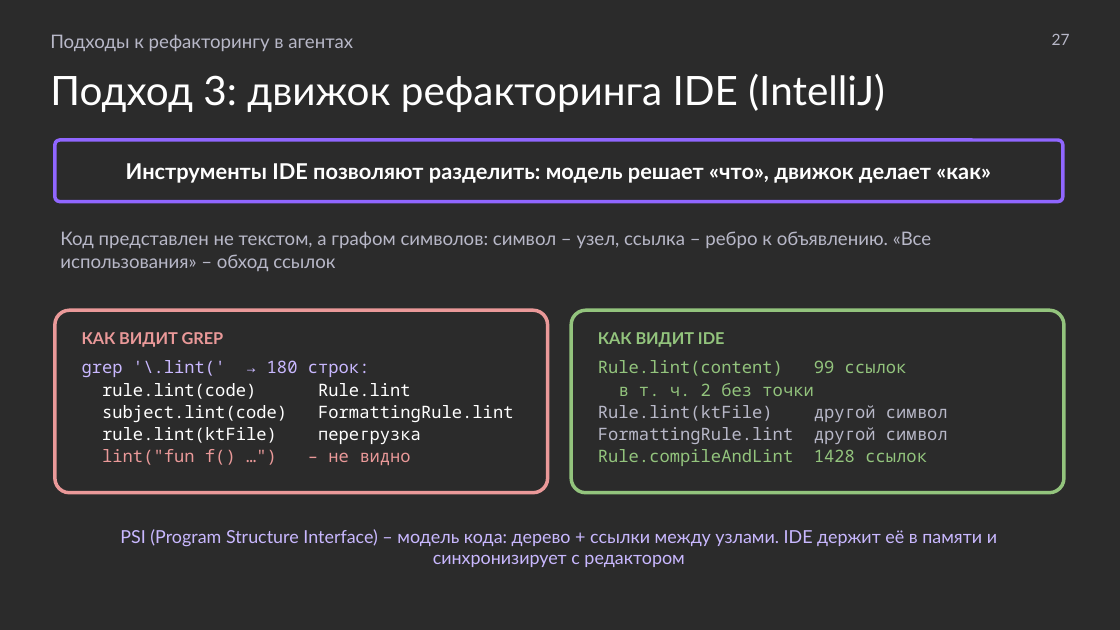
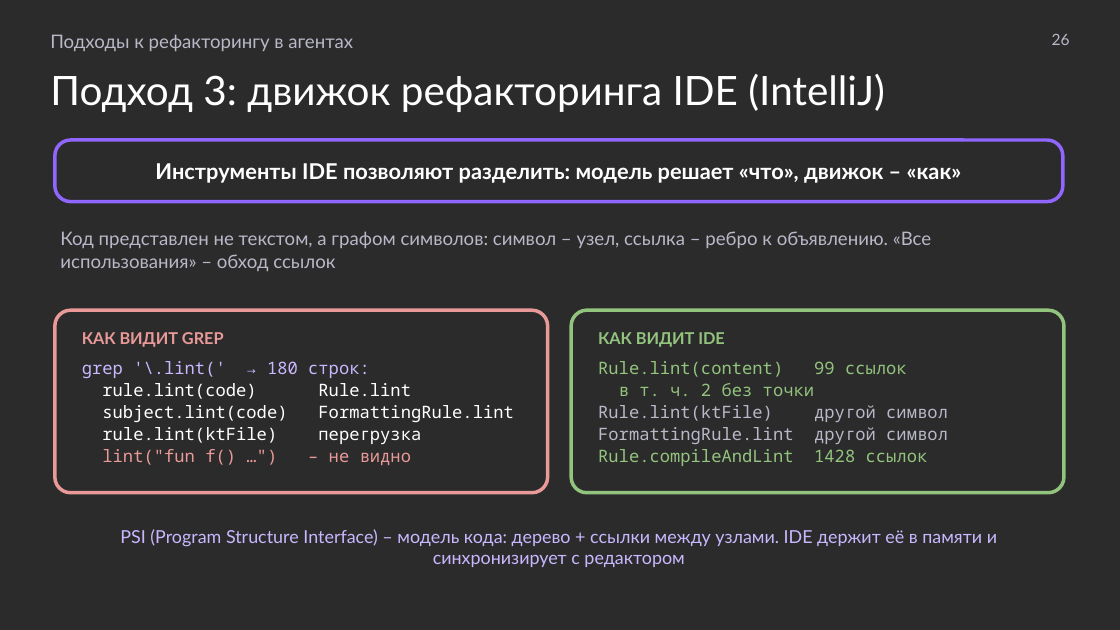
Before and after one commit to MchKosticyn/ide-refactoring-in-ai-agents, a slide deck: slide 26 of Доклад_ Рефакторинг в ИИ-агентах.pptx (slide 27 before the commit). Drawn at 1120x630 pixels with LibreOffice and Linux fonts; fonts in the diff are those of the drawing; background and template pictures are left out; a plain dark background stands for a picture behind light text. Boxes give left, top, right and bottom in pixels: in the first picture for what was removed or moved away, otherwise in the second. Text is boxed around its words. In the diff, an @@ line names an element or a change of style, - is before the commit and + after.

Commit message:
Uniform corner radius for cards and pictures; bias slides: full-width screenshots, captions trimmed; Veai slide moved before engine demo; LSP/engine pros-cons as lists; wording fixes; MCP IDEA facts

```diff
--- a/Доклад_ Рефакторинг в ИИ-агентах.pptx
+++ b/Доклад_ Рефакторинг в ИИ-агентах.pptx
@@ text at bbox=[1052, 34, 1070, 45]: text changed @@
-27
+26
@@ proportions changed in 3 elements at bbox=[55, 310, 548, 493], bbox=[571, 310, 1064, 493], bbox=[55, 140, 1063, 202] @@
@@ text in rounded rectangle at bbox=[155, 163, 962, 183]: text changed @@
-Инструменты IDE позволяют разделить: модель решает «что», движок делает «как»
+Инструменты IDE позволяют разделить: модель решает «что», движок – «как»
```
Also in this commit, not shown: 32 other slides changed, 6 other files.
